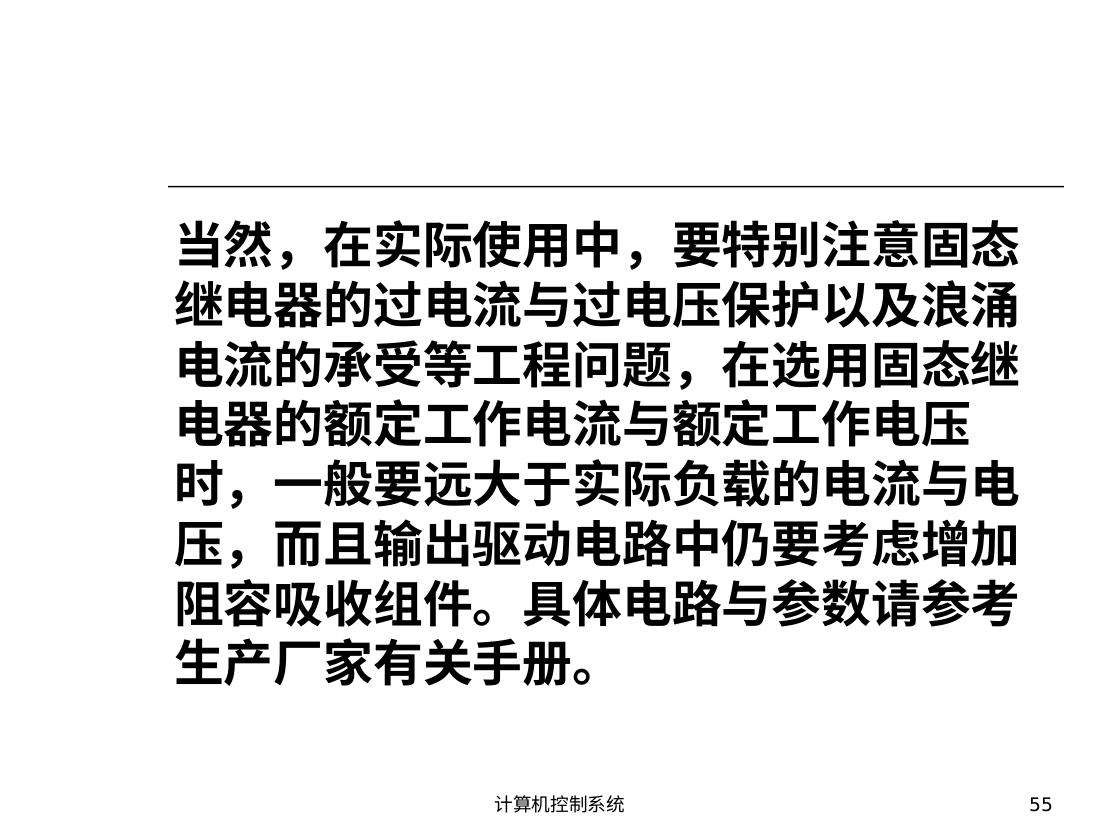
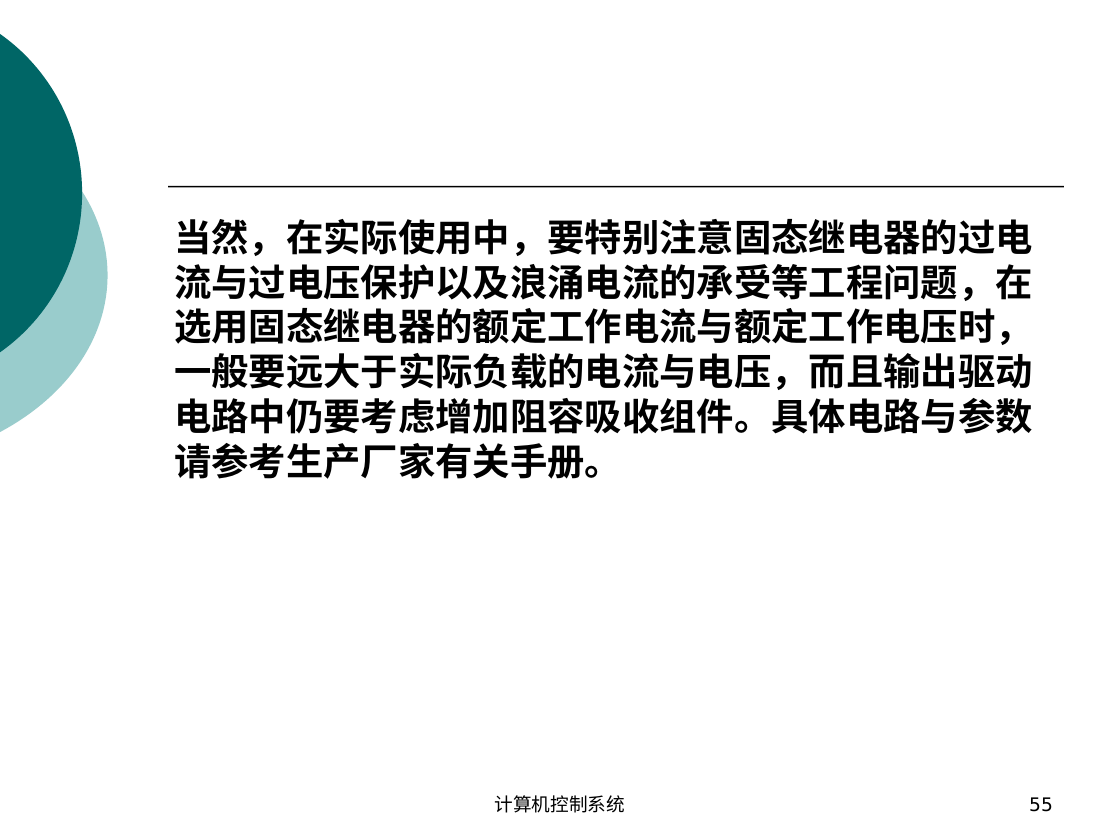
Before and after one commit to origin2007/computer_system, a slide deck: slide 55 of 03数字量输入输出.ppt. Drawn at 1120x840 pixels with LibreOffice and Linux fonts; fonts in the diff are those of the drawing. Boxes give left, top, right and bottom in pixels: in the first picture for what was removed or moved away, otherwise in the second. Text is boxed around its words. In the diff, an @@ line names an element or a change of style, - is before the commit and + after.

```diff
--- a/03数字量输入输出.ppt
+++ b/03数字量输入输出.ppt
@@ freeform shape at box(0, 0, 82, 386): outline redrawn @@
@@ freeform shape at box(0, 84, 108, 467): outline redrawn @@
@@ text "当然，在实际使用中，要特别注意固态继电器的过电流与过电压保护以及浪涌电流的承受等工程问题，在选用固态继电器的额定工作电流 ..." at box(174, 219, 1033, 479): size 32 to 24 pt; less space between paragraphs @@
```
Also in this commit, not shown: 60 other slides changed, 1 slide removed, 4 other files.
